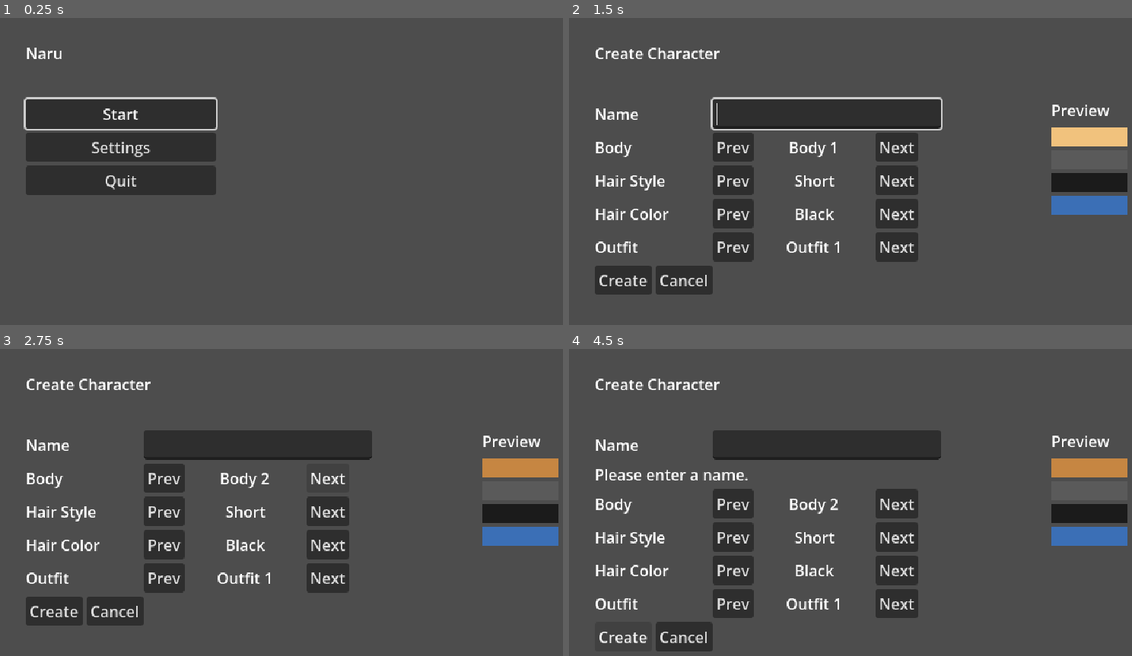
Above: before the commit, frames 1-4 (two rows, left to right).
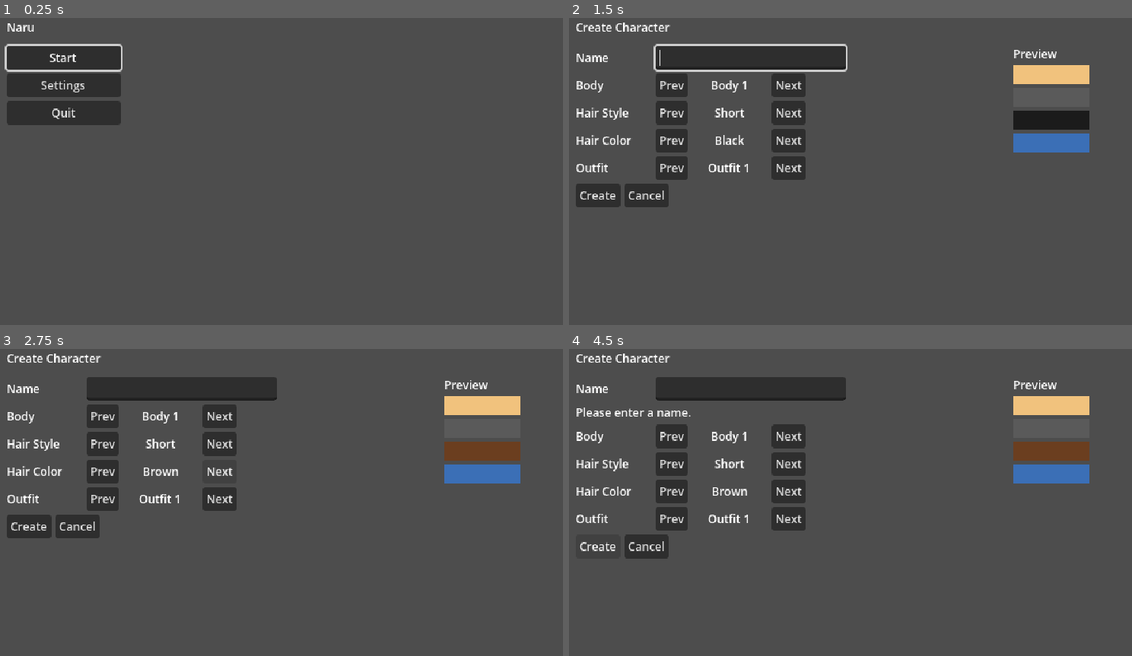
Above: after the commit, the same moments.

Repository: kimtuna/naru
Game: Godot game, scene res://ui/menu/main_menu.tscn
The game is run twice, just before and just after one commit, with the same random seed, the same clock (stepped at 60 frames per second) and the same inputs.
Inputs:
- Up to frame 1 (0.25 s): no input
- Up to frame 2 (1.5 s): click "Start" at 0.5 s; click "New Character" at 1.25 s
- Up to frame 3 (2.75 s): click "Next" at 2 s
- Up to frame 4 (4.5 s): click "Next" at 2.75 s; click "Prev" at 3.5 s; click "Create" at 4.25 s

The runs differ from the first frame. In frame 1, 13% of the frame differs, in the area x 0-39%, y 1-58%; in frame 2, 26%, in the area x 1-100%, y 1-91%; in frame 3, 24%; in frame 4, 24%.

Commit message:
G-010.2 모든 화면이 기준 화면 안에 들어간다
G-010.2 화면 맞춤 테스트의 중복 도우미 정리 — _enter · _fill_bag · SCREEN 을 fit_test_base.gd 한 곳으로

Diff:
--- a/game/project.godot
+++ b/game/project.godot
@@ -29,6 +29,10 @@
 textures/canvas_textures/default_texture_filter=0
 renderer/rendering_method="gl_compatibility"
 renderer/rendering_method.mobile="gl_compatibility"
+
+[gui]
+
+theme/custom="res://ui/theme/theme.tres"
 
 [input]
 
--- /dev/null
+++ b/game/tests/settings/display/fit_test_base.gd
@@ -0,0 +1,66 @@
+extends GutTest
+## G-010 2단계 화면 테스트가 함께 쓰는 준비 — 임시 저장 폴더 · 기준 창 크기 · 로케일 원복,
+## 캐릭터 · 월드 만들기, 화면 열기, 게임 들어가기.
+## 파일 이름이 test_ 로 시작하지 않아 혼자서는 돌지 않는다.
+
+const GAME := "res://world/game.tscn"
+const SCREEN := Rect2(Vector2.ZERO, Vector2(DisplayConfig.BASE_SIZE))
+## 사용자가 쓸 수 있는 가장 긴 이름 (월드 이름 입력칸의 max_length) — 넓은 글자로 채운다.
+const LONG_NAME := "WWWWWWWWWWWWWWWWWWWWWWWW"
+
+var _root := ""
+var _saved_size := Vector2i.ZERO
+var _saved_locale := ""
+
+
+func before_each() -> void:
+	_root = OS.get_temp_dir().path_join("naru_test_fit_%d_%d" % [Time.get_ticks_usec(), randi()])
+	Session.store = SaveStore.new(_root)
+	Session.clear()
+	Screens.simulate = true
+	_saved_size = get_tree().root.size
+	_saved_locale = TranslationServer.get_locale()
+	get_tree().root.size = DisplayConfig.WINDOW_SIZE
+
+
+func after_each() -> void:
+	TranslationServer.set_locale(_saved_locale)
+	get_tree().root.size = _saved_size
+	Screens.simulate = false
+	Session.store = SaveStore.new()
+	Session.clear()
+	_remove_tree(_root)
+
+
+func _remove_tree(path: String) -> void:
+	if not DirAccess.dir_exists_absolute(path):
+		return
+	for dir in DirAccess.get_directories_at(path):
+		_remove_tree(path.path_join(dir))
+	for file in DirAccess.get_files_at(path):
+		DirAccess.remove_absolute(path.path_join(file))
+	DirAccess.remove_absolute(path)
+
+
+func _character(slot: int, char_name: String) -> void:
+	var c := CharacterData.new()
+	c.name = char_name
+	assert_eq(Session.store.save_character(slot, c), OK)
+
+
+func _open(path: String) -> Control:
+	return add_child_autofree((load(path) as PackedScene).instantiate())
+
+
+func _enter() -> GameScene:
+	_character(0, LONG_NAME)
+	var id := Session.store.create_world(WorldData.create(LONG_NAME, 20260917))
+	Session.select_character(0)
+	Session.select_world(id)
+	return add_child_autofree((load(GAME) as PackedScene).instantiate())
+
+
+func _fill_bag(game: GameScene) -> void:
+	var inv := game.player().hotbar.inventory
+	for i in InventoryConfig.BAG_SIZE:
+		inv.set_slot(i, {"id": "stone", "count": InventoryConfig.STACK_MAX})
--- /dev/null
+++ b/game/tests/settings/display/test_font_size.gd
@@ -0,0 +1,78 @@
+extends "res://tests/settings/display/fit_test_base.gd"
+## G-010 2단계 — 글자 크기는 640×360 에서 읽을 수 있는 값으로 한 곳(테마)에 정해져 있다.
+
+## 글자 크기 오버라이드를 찾을 곳 (테스트 · 애드온 제외).
+const SOURCE_DIRS := ["res://ui", "res://world", "res://player", "res://craft", "res://life", "res://core", "res://settings"]
+
+
+func _theme() -> Theme:
+	return load(UiTheme.PATH) as Theme
+
+
+func test_font_sizes_are_readable_and_live_in_the_theme() -> void:
+	assert_eq(ProjectSettings.get_setting("gui/theme/custom"), UiTheme.PATH, "project does not use the game theme")
+	var theme := _theme()
+	assert_not_null(theme)
+	if theme == null:
+		return
+	assert_true(theme.has_default_font_size(), "theme has no default font size")
+	var sizes := [theme.default_font_size]
+	for type in theme.get_font_size_type_list():
+		for n in theme.get_font_size_list(type):
+			sizes.append(theme.get_font_size(n, type))
+	for s in sizes:
+		assert_between(s, UiTheme.MIN_FONT_SIZE, UiTheme.MAX_FONT_SIZE, "theme font size %d" % s)
+	# 한 줄 높이로 기준 화면에 여러 줄이 들어간다.
+	assert_gt(SCREEN.size.y / theme.default_font_size, 20.0)
+
+
+func test_every_shown_text_uses_a_theme_font_size() -> void:
+	var theme := _theme()
+	var allowed := {theme.default_font_size: true}
+	for type in theme.get_font_size_type_list():
+		for n in theme.get_font_size_list(type):
+			allowed[theme.get_font_size(n, type)] = true
+	var screens: Array[Node] = []
+	_character(1, "tester")
+	for path in [Screens.MAIN_MENU, Screens.SETTINGS, Screens.CHARACTER_SELECT,
+			Screens.CHARACTER_CREATE, Screens.WORLD_SELECT]:
+		screens.append(_open(path))
+	var game := _enter()
+	_fill_bag(game)
+	game.inventory_view().set_open(true)
+	screens.append(game)
+	await wait_process_frames(2)
+	var texts := 0
+	for s in screens:
+		for c in s.find_children("*", "Control", true, false):
+			if not (c is Label or c is Button or c is LineEdit):
+				continue
+			texts += 1
+			var size: int = c.get_theme_font_size("font_size")
+			assert_true(allowed.has(size), "%s font size %d is not from the theme" % [c.get_path(), size])
+			assert_gte(size, UiTheme.MIN_FONT_SIZE, "%s font too small" % c.get_path())
+			assert_false(c.has_theme_font_size_override("font_size"), "%s overrides font size" % c.get_path())
+	assert_gt(texts, 20)
+
+
+func test_no_font_size_overrides_in_sources() -> void:
+	var files := 0
+	for dir in SOURCE_DIRS:
+		for path in _files(dir):
+			if path == UiTheme.PATH:
+				continue
+			files += 1
+			var body := FileAccess.get_file_as_string(path)
+			for bad in ["theme_override_font_sizes", "add_theme_font_size_override", "font_size ="]:
+				assert_false(body.contains(bad), "%s sets a font size outside the theme (%s)" % [path, bad])
+	assert_gt(files, 10)
+
+
+func _files(dir: String) -> Array[String]:
+	var out: Array[String] = []
+	for sub in DirAccess.get_directories_at(dir):
+		out.append_array(_files(dir.path_join(sub)))
+	for f in DirAccess.get_files_at(dir):
+		if f.get_extension() in ["gd", "tscn", "tres"]:
+			out.append(dir.path_join(f))
+	return out
--- /dev/null
+++ b/game/tests/settings/display/test_screen_fit.gd
@@ -0,0 +1,180 @@
+extends "res://tests/settings/display/fit_test_base.gd"
+## G-010 2단계 — 모든 화면이 기준 화면 640×360 안에 잘리지 않고 들어간다.
+## 글자 크기는 test_font_size.gd 가 본다.
+## 한국어 · 영어 둘 다, 목록 · 오류 줄 · 확인 창이 가장 많이 보이는 상태로 본다.
+
+const LOCALES := ["ko", "en"]
+## 소수점 배치 오차.
+const EPS := 0.01
+
+
+func _set_locale(locale: String) -> void:
+	TranslationServer.set_locale(locale)
+	await wait_process_frames(3)
+
+
+func _is_in_scroll(c: Node, top: Node) -> bool:
+	var p := c.get_parent()
+	while p and p != top:
+		if p is ScrollContainer:
+			return true
+		p = p.get_parent()
+	return false
+
+
+## 보이는 Control 전부 — 화면 안에 들어가고, 최소 크기보다 작게 눌려 잘리지 않는다.
+func _assert_fits(top: Node, what: String) -> void:
+	assert_eq(get_viewport().get_visible_rect().size, SCREEN.size, "test screen is not the base screen")
+	var nodes: Array[Node] = [top]
+	nodes.append_array(top.find_children("*", "Control", true, false))
+	var checked := 0
+	for n in nodes:
+		var c := n as Control
+		if c == null or not c.is_visible_in_tree():
+			continue
+		checked += 1
+		var r := c.get_global_rect()
+		var where := "%s [%s] %s rect %s" % [what, TranslationServer.get_locale(), top.get_path_to(c), r]
+		if not _is_in_scroll(c, top):
+			assert_true(SCREEN.grow(EPS).encloses(r), where + " is outside 640x360")
+		var need := c.get_combined_minimum_size()
+		assert_true(c.size.x + EPS >= need.x and c.size.y + EPS >= need.y,
+			"%s is squeezed below its minimum %s" % [where, need])
+		if c is Label and not (c as Label).clip_text and (c as Label).autowrap_mode == TextServer.AUTOWRAP_OFF:
+			assert_true(c.size.x + EPS >= (c as Label).get_minimum_size().x, where + " text is cut")
+	assert_gte(checked, 3, what + ": nothing visible to check")
+
+
+## 나란히 놓인 덩어리(직계 자식)끼리 겹치지 않는다.
+func _assert_blocks_apart(parent: Node, what: String) -> void:
+	var blocks: Array[Control] = []
+	for child in parent.get_children():
+		if child is Control and child.is_visible_in_tree():
+			blocks.append(child)
+	for i in blocks.size():
+		for j in range(i + 1, blocks.size()):
+			var a := blocks[i].get_global_rect()
+			var b := blocks[j].get_global_rect()
+			assert_false(a.grow(-EPS).intersects(b.grow(-EPS)), "%s [%s] %s %s overlaps %s %s" % [
+				what, TranslationServer.get_locale(), blocks[i].name, a, blocks[j].name, b])
+
+
+func _check_screen(screen: Node, what: String) -> void:
+	_assert_fits(screen, what)
+	_assert_blocks_apart(screen, what)
+
+
+# --- 메뉴 화면 ---
+
+func test_main_menu_and_settings_fit() -> void:
+	for path in [Screens.MAIN_MENU, Screens.SETTINGS]:
+		var screen := _open(path)
+		for locale in LOCALES:
+			await _set_locale(locale)
+			_check_screen(screen, path)
+
+
+func test_character_select_fits_with_full_slots_and_confirm() -> void:
+	for slot in SaveConfig.CHARACTER_SLOTS:
+		_character(slot, LONG_NAME)
+	var screen := _open(Screens.CHARACTER_SELECT)
+	screen.delete_button(0).pressed.emit()
+	assert_true(screen.get_node("%Confirm").visible, "setup: confirm is open")
+	for locale in LOCALES:
+		await _set_locale(locale)
+		_check_screen(screen, "character select")
+
+
+func test_character_select_fits_with_empty_slots() -> void:
+	var screen := _open(Screens.CHARACTER_SELECT)
+	for locale in LOCALES:
+		await _set_locale(locale)
+		_check_screen(screen, "character select (empty)")
+
+
+func test_character_create_fits_with_errors_shown() -> void:
+	var screen := _open(Screens.CHARACTER_CREATE)
+	screen.get_node("%NameEdit").text = LONG_NAME
+	screen.get_node("%NameError").show()
+	screen.get_node("%SlotsFull").show()
+	for locale in LOCALES:
+		await _set_locale(locale)
+		_check_screen(screen, "character create")
+		_assert_blocks_apart(screen.get_node("Form"), "character create form")
+
+
+func test_world_select_fits_with_many_worlds_errors_and_confirm() -> void:
+	_character(0, "tester")
+	Session.select_character(0)
+	for i in 12:
+		Session.store.create_world(WorldData.create(LONG_NAME, i))
+	var screen := _open(Screens.WORLD_SELECT)
+	assert_eq(screen.listed_ids().size(), 12)
+	screen.get_node("%NameError").show()
+	screen.get_node("%CreateFailed").show()
+	screen.delete_button(screen.listed_ids()[0]).pressed.emit()
+	assert_true(screen.get_node("%Confirm").visible, "setup: confirm is open")
+	for locale in LOCALES:
+		await _set_locale(locale)
+		_check_screen(screen, "world select")
+	# 넘치는 목록은 스크롤로 본다 — 목록의 마지막 월드까지 닿을 수 있다.
+	var last: Button = screen.world_button(screen.listed_ids()[11])
+	var scroll := last.get_parent().get_parent().get_parent() as ScrollContainer
+	assert_not_null(scroll, "world list is not scrollable")
+	if scroll:
+		assert_true(SCREEN.encloses(scroll.get_global_rect()))
+		scroll.ensure_control_visible(last)
+		await wait_process_frames(2)
+		assert_true(scroll.get_global_rect().grow(EPS).encloses(last.get_global_rect()),
+			"last world cannot be scrolled into view")
+
+
+func test_world_select_fits_when_empty() -> void:
+	var screen := _open(Screens.WORLD_SELECT)
+	for locale in LOCALES:
+		await _set_locale(locale)
+		_check_screen(screen, "world select (empty)")
+
+
+# --- 게임 화면 ---
+
+func _hud(game: GameScene) -> CanvasLayer:
+	return game.get_node("Hud") as CanvasLayer
+
+
+func test_game_hud_fits_with_full_hotbar() -> void:
+	var game := _enter()
+	_fill_bag(game)
+	game.player().hotbar.select(InventoryConfig.HOTBAR_SIZE)
+	for locale in LOCALES:
+		await _set_locale(locale)
+		_check_screen(_hud(game), "game hud")
+	assert_eq(game.hotbar_view().slot_count(), InventoryConfig.HOTBAR_SIZE)
+
+
+func test_inventory_fits_when_open() -> void:
+	var game := _enter()
+	_fill_bag(game)
+	game.inventory_view().set_open(true)
+	for locale in LOCALES:
+		await _set_locale(locale)
+		_check_screen(_hud(game), "inventory")
+	assert_eq(game.inventory_view().slot_count(), InventoryConfig.BAG_SIZE)
+
+
+func test_crafting_fits_with_all_recipes_progress_and_full_buffer() -> void:
+	var game := _enter()
+	var book := RecipeBook.load_default()
+	var station := game.stations().add_station("workbench", game.island.spawn() + Vector2i(3, 0))
+	var recipes := book.recipes_at("workbench")
+	assert_gt(recipes.size(), 0)
+	# 버퍼는 아이템마다 한 줄 — 이 제작대가 만드는 모든 결과물이 쌓인 상태.
+	for r in recipes:
+		station.add_to_buffer({"id": r.output.id, "count": 999})
+	station.job = {"recipe": recipes[0].id, "left": 999.0, "output": recipes[0].output}
+	game.crafting_view().open_station(station, book)
+	assert_eq(game.crafting_view().shown_recipes().size(), recipes.size())
+	for locale in LOCALES:
+		await _set_locale(locale)
+		_check_screen(_hud(game), "crafting")
+	assert_eq(game.crafting_view().shown_buffer().size(), recipes.size())
--- a/game/ui/hud/hotbar_view.tscn
+++ b/game/ui/hud/hotbar_view.tscn
@@ -8,10 +8,10 @@
 anchor_top = 1.0
 anchor_right = 0.5
 anchor_bottom = 1.0
-offset_top = -52.0
-offset_bottom = -12.0
+offset_top = -30.0
+offset_bottom = -6.0
 grow_horizontal = 2
 grow_vertical = 0
 mouse_filter = 2
-theme_override_constants/separation = 4
+theme_override_constants/separation = 2
 script = ExtResource("1")
--- a/game/ui/hud/item_slot.gd
+++ b/game/ui/hud/item_slot.gd
@@ -2,7 +2,10 @@
 ## 아이템 칸 네모 하나 — 핫바와 가방 화면이 같이 쓴다. 그림은 임시 색 네모다. 아트는 사람이 나중에 넣는다.
 ## 노드: Background · Icon(아이템이 있을 때만 보임) · Frame(고른 칸 테두리) · Key(숫자키) · Count(2개 이상일 때 개수).
 
-const SIZE := Vector2(40, 40)
+## 기준 화면 640×360 픽셀.
+const SIZE := Vector2(24, 24)
+const ICON_MARGIN := 5
+const FRAME_WIDTH := 2.0
 const FRAME_COLOR := Color(1, 1, 1, 1)
 const EMPTY_COLOR := Color(0, 0, 0, 0.5)
 
@@ -23,14 +26,14 @@
 	var icon := ColorRect.new()
 	icon.name = "Icon"
 	icon.visible = false
-	_fill(icon, 8)
+	_fill(icon, ICON_MARGIN)
 	box.add_child(icon)
 
 	var frame := ReferenceRect.new()
 	frame.name = "Frame"
 	frame.editor_only = false
 	frame.border_color = FRAME_COLOR
-	frame.border_width = 3.0
+	frame.border_width = FRAME_WIDTH
 	frame.visible = false
 	_fill(frame, 0)
 	box.add_child(frame)
@@ -40,7 +43,8 @@
 		key.name = "Key"
 		key.auto_translate_mode = Node.AUTO_TRANSLATE_MODE_DISABLED
 		key.text = key_text
-		key.position = Vector2(3, 0)
+		key.theme_type_variation = UiTheme.SMALL_LABEL
+		key.position = Vector2(2, -2)
 		key.mouse_filter = Control.MOUSE_FILTER_IGNORE
 		box.add_child(key)
 
@@ -49,7 +53,8 @@
 	count.auto_translate_mode = Node.AUTO_TRANSLATE_MODE_DISABLED
 	count.horizontal_alignment = HORIZONTAL_ALIGNMENT_RIGHT
 	count.vertical_alignment = VERTICAL_ALIGNMENT_BOTTOM
-	_fill(count, 2)
+	count.theme_type_variation = UiTheme.SMALL_LABEL
+	_fill(count, 0)
 	box.add_child(count)
 	return box
 
--- a/game/ui/menu/character_create.gd
+++ b/game/ui/menu/character_create.gd
@@ -4,6 +4,8 @@
 ## 모양 · 배치는 자리만 — 디자인은 사람이 나중에 넣는다.
 
 const PREVIEW_SIZE := Vector2(80, 20)
+## 외형 줄의 항목 이름 · 선택지 칸 너비 (기준 화면 640×360 픽셀).
+const PART_COLUMN_WIDTH := 80
 
 var catalog: AppearanceCatalog
 ## 항목 index → 고른 선택지 index.
@@ -80,14 +82,14 @@
 	var label := Label.new()
 	label.name = "Label"
 	label.text = part.label
-	label.custom_minimum_size.x = 120
+	label.custom_minimum_size.x = PART_COLUMN_WIDTH
 	var prev := Button.new()
 	prev.name = "Prev"
 	prev.text = "APPEARANCE_PREV"
 	prev.pressed.connect(step.bind(i, -1))
 	var value := Label.new()
 	value.name = "Value"
-	value.custom_minimum_size.x = 120
+	value.custom_minimum_size.x = PART_COLUMN_WIDTH
 	value.horizontal_alignment = HORIZONTAL_ALIGNMENT_CENTER
 	var next := Button.new()
 	next.name = "Next"
--- a/game/ui/menu/character_create.tscn
+++ b/game/ui/menu/character_create.tscn
@@ -13,28 +13,27 @@
 
 [node name="Title" type="Label" parent="."]
 layout_mode = 0
-offset_left = 40.0
-offset_top = 40.0
+offset_left = 20.0
+offset_top = 16.0
 text = "CHARACTER_CREATE_TITLE"
 
 [node name="Form" type="VBoxContainer" parent="."]
 layout_mode = 0
-offset_left = 40.0
-offset_top = 100.0
-offset_right = 480.0
-offset_bottom = 460.0
+offset_left = 20.0
+offset_top = 44.0
+offset_right = 460.0
 
 [node name="NameRow" type="HBoxContainer" parent="Form"]
 layout_mode = 2
 
 [node name="NameLabel" type="Label" parent="Form/NameRow"]
-custom_minimum_size = Vector2(120, 0)
+custom_minimum_size = Vector2(80, 0)
 layout_mode = 2
 text = "CHARACTER_NAME"
 
 [node name="NameEdit" type="LineEdit" parent="Form/NameRow"]
 unique_name_in_owner = true
-custom_minimum_size = Vector2(240, 0)
+custom_minimum_size = Vector2(200, 0)
 layout_mode = 2
 
 [node name="NameError" type="Label" parent="Form"]
@@ -68,13 +67,13 @@
 
 [node name="PreviewTitle" type="Label" parent="."]
 layout_mode = 0
-offset_left = 520.0
-offset_top = 100.0
+offset_left = 480.0
+offset_top = 44.0
 text = "CHARACTER_PREVIEW"
 
 [node name="Preview" type="VBoxContainer" parent="."]
 unique_name_in_owner = true
 layout_mode = 0
-offset_left = 520.0
-offset_top = 130.0
-offset_right = 600.0
+offset_left = 480.0
+offset_top = 64.0
+offset_right = 560.0
--- a/game/ui/menu/character_select.gd
+++ b/game/ui/menu/character_select.gd
@@ -3,6 +3,8 @@
 ## 빈 칸 → 캐릭터 생성, 찬 칸 → 그 캐릭터를 들고 월드 선택. 삭제는 확인을 한 번 거친다.
 
 const EMPTY_TEXT := "CHARACTER_NEW"
+## 슬롯 버튼 너비 (기준 화면 640×360 픽셀) — 긴 이름은 말줄임으로 자른다.
+const SLOT_WIDTH := 180
 
 ## 삭제 확인 중인 슬롯. 없으면 -1.
 var _pending_delete := -1
@@ -43,7 +45,9 @@
 	row.name = "Slot%d" % slot
 	var select := Button.new()
 	select.name = "Select"
-	select.custom_minimum_size.x = 200
+	select.custom_minimum_size.x = SLOT_WIDTH
+	select.clip_text = true
+	select.text_overrun_behavior = TextServer.OVERRUN_TRIM_ELLIPSIS
 	select.pressed.connect(_on_slot_pressed.bind(slot))
 	var delete := Button.new()
 	delete.name = "Delete"
--- a/game/ui/menu/character_select.tscn
+++ b/game/ui/menu/character_select.tscn
@@ -13,34 +13,34 @@
 
 [node name="Title" type="Label" parent="."]
 layout_mode = 0
-offset_left = 40.0
-offset_top = 40.0
+offset_left = 20.0
+offset_top = 16.0
 text = "CHARACTER_SELECT_TITLE"
 
 [node name="Slots" type="VBoxContainer" parent="."]
 unique_name_in_owner = true
 layout_mode = 0
-offset_left = 40.0
-offset_top = 100.0
-offset_right = 360.0
+offset_left = 20.0
+offset_top = 44.0
+offset_right = 300.0
 
 [node name="Back" type="Button" parent="."]
 unique_name_in_owner = true
 layout_mode = 0
-offset_left = 40.0
-offset_top = 240.0
-offset_right = 240.0
-offset_bottom = 271.0
+offset_left = 20.0
+offset_top = 150.0
+offset_right = 140.0
+offset_bottom = 166.0
 text = "MENU_BACK"
 
 [node name="Confirm" type="PanelContainer" parent="."]
 unique_name_in_owner = true
 visible = false
 layout_mode = 0
-offset_left = 400.0
-offset_top = 100.0
-offset_right = 700.0
-offset_bottom = 200.0
+offset_left = 320.0
+offset_top = 44.0
+offset_right = 620.0
+offset_bottom = 60.0
 
 [node name="Box" type="VBoxContainer" parent="Confirm"]
 layout_mode = 2
@@ -48,6 +48,7 @@
 [node name="Message" type="Label" parent="Confirm/Box"]
 layout_mode = 2
 text = "CHARACTER_DELETE_CONFIRM"
+autowrap_mode = 3
 
 [node name="Buttons" type="HBoxContainer" parent="Confirm/Box"]
 layout_mode = 2
--- a/game/ui/menu/main_menu.tscn
+++ b/game/ui/menu/main_menu.tscn
@@ -13,15 +13,15 @@
 
 [node name="Title" type="Label" parent="."]
 layout_mode = 0
-offset_left = 40.0
-offset_top = 40.0
+offset_left = 20.0
+offset_top = 16.0
 text = "MAIN_TITLE"
 
 [node name="Items" type="VBoxContainer" parent="."]
 layout_mode = 0
-offset_left = 40.0
-offset_top = 100.0
-offset_right = 240.0
+offset_left = 20.0
+offset_top = 44.0
+offset_right = 140.0
 
 [node name="Start" type="Button" parent="Items"]
 unique_name_in_owner = true
--- a/game/ui/menu/settings.tscn
+++ b/game/ui/menu/settings.tscn
@@ -13,15 +13,15 @@
 
 [node name="Title" type="Label" parent="."]
 layout_mode = 0
-offset_left = 40.0
-offset_top = 40.0
+offset_left = 20.0
+offset_top = 16.0
 text = "SETTINGS_TITLE"
 
 [node name="Back" type="Button" parent="."]
 unique_name_in_owner = true
 layout_mode = 0
-offset_left = 40.0
-offset_top = 100.0
-offset_right = 240.0
-offset_bottom = 131.0
+offset_left = 20.0
+offset_top = 44.0
+offset_right = 140.0
+offset_bottom = 60.0
 text = "MENU_BACK"
--- a/game/ui/menu/world_select.gd
+++ b/game/ui/menu/world_select.gd
@@ -1,6 +1,9 @@
 extends Control
 ## 월드 선택 · 생성 — 저장된 월드 목록, 새 월드(이름 · 시드), 삭제(확인 한 번), 뒤로 → 캐릭터 선택.
 ## 월드를 고르면 Session 의 캐릭터와 그 월드를 들고 게임 씬으로 간다.
+
+## 월드 버튼 너비 (기준 화면 640×360 픽셀) — 긴 이름은 말줄임으로 자른다.
+const ROW_WIDTH := 180
 
 ## 삭제 확인 중인 월드 id. 없으면 "".
 var _pending_delete := ""
@@ -97,7 +100,9 @@
 	# 월드 이름은 사용자가 쓴 글자라 번역하지 않는다.
 	select.text = data.name
 	select.auto_translate_mode = AUTO_TRANSLATE_MODE_DISABLED
-	select.custom_minimum_size.x = 200
+	select.custom_minimum_size.x = ROW_WIDTH
+	select.clip_text = true
+	select.text_overrun_behavior = TextServer.OVERRUN_TRIM_ELLIPSIS
 	select.pressed.connect(_on_world_pressed.bind(id))
 	var delete := Button.new()
 	delete.name = "Delete"
--- a/game/ui/menu/world_select.tscn
+++ b/game/ui/menu/world_select.tscn
@@ -13,25 +13,31 @@
 
 [node name="Title" type="Label" parent="."]
 layout_mode = 0
-offset_left = 40.0
-offset_top = 40.0
+offset_left = 20.0
+offset_top = 16.0
 text = "WORLD_SELECT_TITLE"
 
 [node name="List" type="VBoxContainer" parent="."]
 layout_mode = 0
-offset_left = 40.0
-offset_top = 100.0
-offset_right = 360.0
-offset_bottom = 400.0
+offset_left = 20.0
+offset_top = 44.0
+offset_right = 310.0
+offset_bottom = 340.0
 
 [node name="Empty" type="Label" parent="List"]
 unique_name_in_owner = true
 layout_mode = 2
 text = "WORLD_EMPTY"
 
-[node name="Worlds" type="VBoxContainer" parent="List"]
+[node name="Scroll" type="ScrollContainer" parent="List"]
+layout_mode = 2
+size_flags_vertical = 3
+horizontal_scroll_mode = 0
+
+[node name="Worlds" type="VBoxContainer" parent="List/Scroll"]
 unique_name_in_owner = true
 layout_mode = 2
+size_flags_horizontal = 3
 
 [node name="Back" type="Button" parent="List"]
 unique_name_in_owner = true
@@ -40,10 +46,9 @@
 
 [node name="New" type="VBoxContainer" parent="."]
 layout_mode = 0
-offset_left = 400.0
-offset_top = 100.0
-offset_right = 760.0
-offset_bottom = 300.0
+offset_left = 330.0
+offset_top = 44.0
+offset_right = 620.0
 
 [node name="NewTitle" type="Label" parent="New"]
 layout_mode = 2
@@ -53,7 +58,7 @@
 layout_mode = 2
 
 [node name="NameLabel" type="Label" parent="New/NameRow"]
-custom_minimum_size = Vector2(100, 0)
+custom_minimum_size = Vector2(70, 0)
 layout_mode = 2
 text = "WORLD_NAME"
 
@@ -68,7 +73,7 @@
 layout_mode = 2
 
 [node name="SeedLabel" type="Label" parent="New/SeedRow"]
-custom_minimum_size = Vector2(100, 0)
+custom_minimum_size = Vector2(70, 0)
 layout_mode = 2
 text = "WORLD_SEED"
 
@@ -100,10 +105,10 @@
 unique_name_in_owner = true
 visible = false
 layout_mode = 0
-offset_left = 400.0
-offset_top = 320.0
-offset_right = 760.0
-offset_bottom = 420.0
+offset_left = 330.0
+offset_top = 204.0
+offset_right = 620.0
+offset_bottom = 220.0
 
 [node name="Box" type="VBoxContainer" parent="Confirm"]
 layout_mode = 2
@@ -111,6 +116,7 @@
 [node name="Message" type="Label" parent="Confirm/Box"]
 layout_mode = 2
 text = "WORLD_DELETE_CONFIRM"
+autowrap_mode = 3
 
 [node name="Buttons" type="HBoxContainer" parent="Confirm/Box"]
 layout_mode = 2
--- /dev/null
+++ b/game/ui/theme/theme.tres
@@ -0,0 +1,6 @@
+[gd_resource type="Theme" format=3]
+
+[resource]
+default_font_size = 12
+SmallLabel/base_type = &"Label"
+SmallLabel/font_sizes/font_size = 10
--- /dev/null
+++ b/game/ui/theme/ui_theme.gd
@@ -0,0 +1,14 @@
+class_name UiTheme
+extends RefCounted
+## 게임 UI 테마 — 글자 크기는 테마 파일 한 곳에만 둔다 (spec/01_settings/display.md).
+## 기준 화면 640×360 에 그린 뒤 늘리므로, 글자 크기는 기준 화면 픽셀이다 (1280×720 창이면 두 배로 보인다).
+## 장면 · 코드에서 글자 크기를 따로 정하지 않는다 — 작은 글자가 필요하면 테마에 타입 변형을 더한다.
+
+## 프로젝트 설정 gui/theme/custom 이 가리키는 테마.
+const PATH := "res://ui/theme/theme.tres"
+## 칸 안의 숫자(숫자키 · 개수) 같은 작은 글자용 타입 변형 — 테마에 정의돼 있다.
+const SMALL_LABEL := &"SmallLabel"
+## 640×360 에서 읽을 수 있는 가장 작은 글자 — 이보다 작으면 한글 획이 뭉개진다. 임시 값.
+const MIN_FONT_SIZE := 10
+## 이보다 크면 기준 화면에 줄이 몇 개 안 들어간다. 임시 값.
+const MAX_FONT_SIZE := 16
--- a/game/world/game.tscn
+++ b/game/world/game.tscn
@@ -53,10 +53,10 @@
 [node name="Hud" type="CanvasLayer" parent="."]
 
 [node name="Info" type="GridContainer" parent="Hud"]
-offset_left = 20.0
-offset_top = 20.0
-offset_right = 320.0
-offset_bottom = 100.0
+offset_left = 8.0
+offset_top = 8.0
+offset_right = 208.0
+offset_bottom = 46.0
 mouse_filter = 2
 columns = 2
 
@@ -66,8 +66,11 @@
 
 [node name="CharacterName" type="Label" parent="Hud/Info"]
 unique_name_in_owner = true
+custom_minimum_size = Vector2(120, 0)
 layout_mode = 2
 auto_translate_mode = 2
+clip_text = true
+text_overrun_behavior = 3
 
 [node name="WorldLabel" type="Label" parent="Hud/Info"]
 layout_mode = 2
@@ -75,12 +78,15 @@
 
 [node name="WorldName" type="Label" parent="Hud/Info"]
 unique_name_in_owner = true
+custom_minimum_size = Vector2(120, 0)
 layout_mode = 2
 auto_translate_mode = 2
+clip_text = true
+text_overrun_behavior = 3
 
 [node name="ExitHint" type="Label" parent="Hud"]
-offset_left = 20.0
-offset_top = 110.0
+offset_left = 8.0
+offset_top = 50.0
 text = "GAME_EXIT_HINT"
 
 [node name="Hotbar" parent="Hud" instance=ExtResource("3")]
Not shown, added: game/tests/settings/display/fit_test_base.gd.uid
Not shown, added: game/tests/settings/display/test_font_size.gd.uid
Not shown, added: game/tests/settings/display/test_screen_fit.gd.uid
Not shown, added: game/ui/theme/ui_theme.gd.uid
